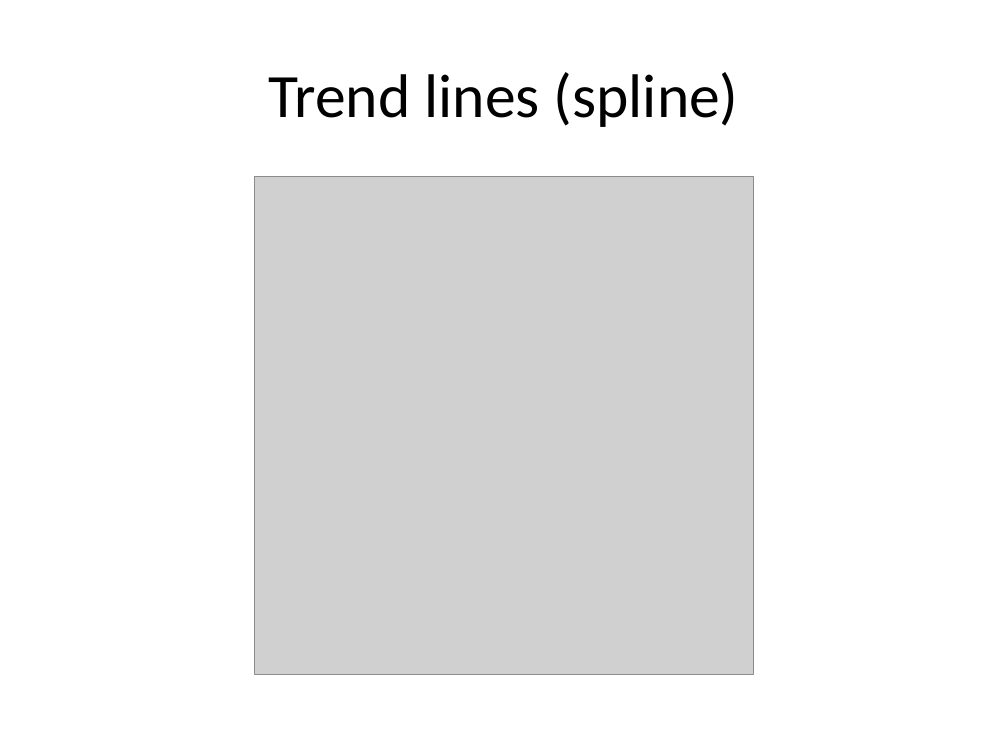
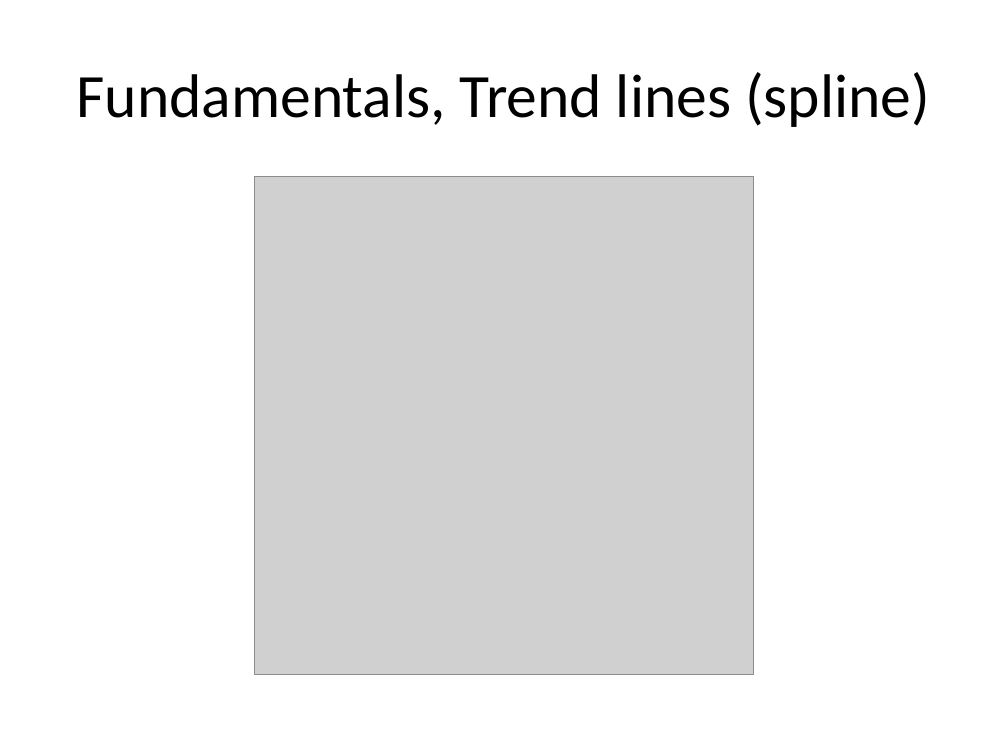
Before and after one commit to pmean/data-visualization, a slide deck: slide 19 of data-viz-03/component/fundamentals.pptx (slide 17 before the commit). Drawn at 1008x756 pixels with LibreOffice and Linux fonts; fonts in the diff are those of the drawing; grey boxes stand for pictures. Boxes give left, top, right and bottom in pixels: in the first picture for what was removed or moved away, otherwise in the second. Text is boxed around its words. In the diff, an @@ line names an element or a change of style, - is before the commit and + after.

```diff
--- a/data-viz-03/component/fundamentals.pptx
+++ b/data-viz-03/component/fundamentals.pptx
@@ title at (77,72,930,127): text changed @@
-Trend lines (spline)
+Fundamentals, Trend lines (spline)
```
Also in this commit, not shown: 16 other slides changed, 3 slides added, 8 other files.
